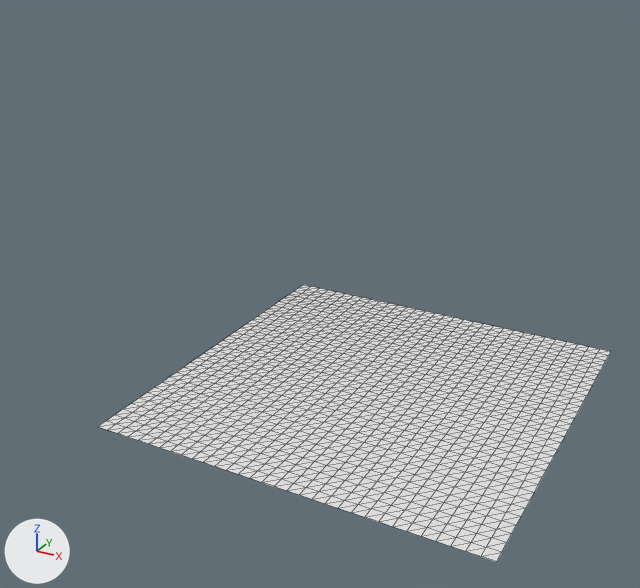
An edit to the glTF model Projects/Project001/Models/sheet.glb, drawn before and after from the same camera.
Camera for both pictures: a 50 mm camera at (3.43, -7.4, 4.62) aimed at (-0.46, -0.34, 1.09). The lights are fixed; the arrows at lower left show +X, +Y and +Z. The older version comes first. Mesh edges are drawn as thin lines.
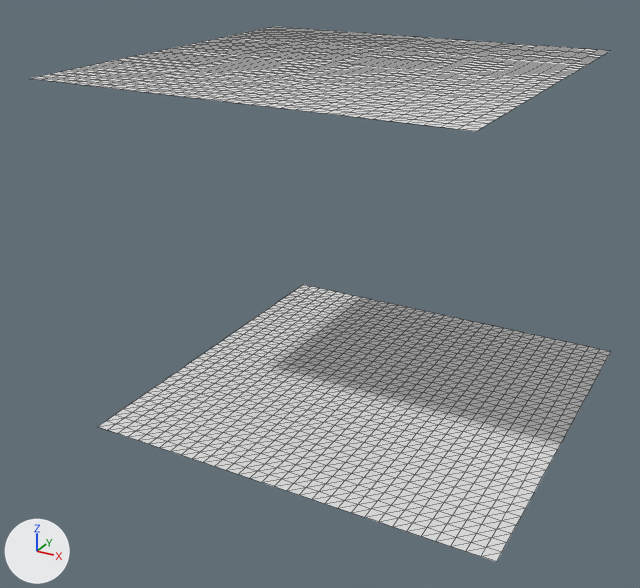
Where the change shows, as pixel boxes [x1, y1, x2, y2] in the pictures (640 x 588 px):
'Plane.001', added
    after: [29, 27, 609, 131]

The change in detail:
Object 'Plane.001' (ob_plane_001) is new; it shows a copy of the mesh of ob_plane.
Its location is (-0.45, 0.13, 3.26).
